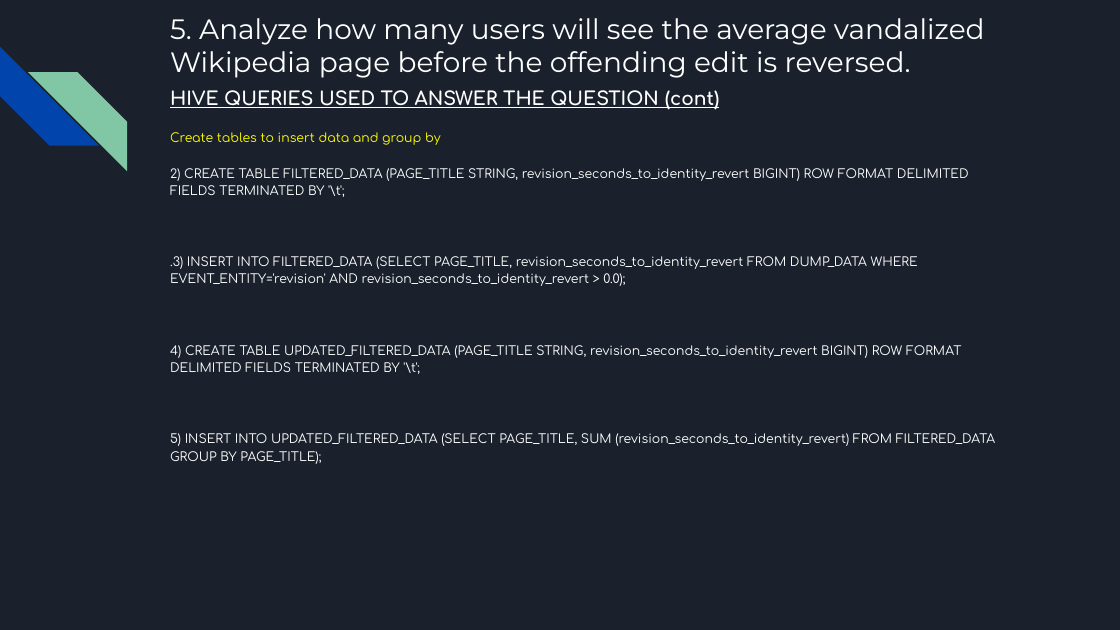
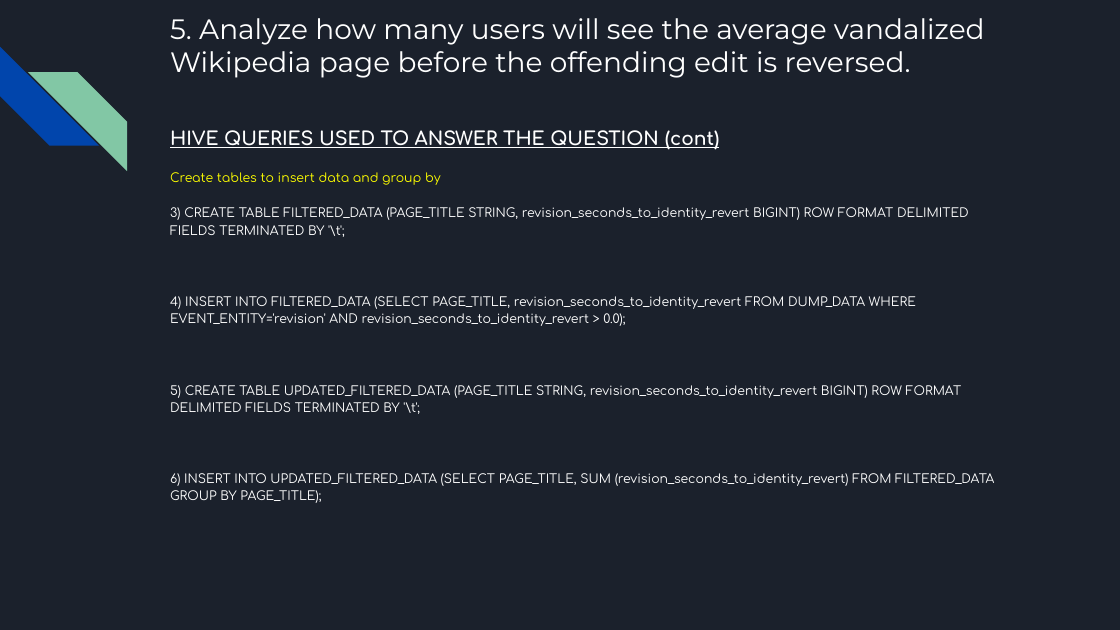
Before and after one commit to AlanLiang1/Project_1, a slide deck: slide 19 of P1 Presentation.pptx (slide 14 before the commit). Drawn at 1120x630 pixels with LibreOffice and Linux fonts; fonts in the diff are those of the drawing. Boxes give left, top, right and bottom in pixels: in the first picture for what was removed or moved away, otherwise in the second. Text is boxed around its words. In the diff, an @@ line names an element or a change of style, - is before the commit and + after.

```diff
--- a/P1 Presentation.pptx
+++ b/P1 Presentation.pptx
@@ text "HIVE QUERIES USED TO ANSWER ...": place and size @@
-text "HIVE QUERIES USED TO ANSWER ..." at [170, 90, 995, 464]
+text "HIVE QUERIES USED TO ANSWER ..." at [170, 130, 994, 503]
@@ text at [170, 207, 994, 503]: text changed @@
-2) CREATE TABLE FILTERED_DATA (PAGE_TITLE STRING, revision_seconds_to_identity_revert BIGINT) ROW FORMAT DELIMITED FIELDS TERMINATED BY '\t';
-.3) INSERT INTO FILTERED_DATA (SELECT PAGE_TITLE, revision_seconds_to_identity_revert FROM DUMP_DATA WHERE EVENT_ENTITY='revision' AND revision_seconds_to_identity_revert > 0.0);
-4) CREATE TABLE UPDATED_FILTERED_DATA (PAGE_TITLE STRING, revision_seconds_to_identity_revert BIGINT) ROW FORMAT DELIMITED FIELDS TERMINATED BY '\t';
-5) INSERT INTO UPDATED_FILTERED_DATA (SELECT PAGE_TITLE, SUM (revision_seconds_to_identity_revert) FROM FILTERED_DATA GROUP BY PAGE_TITLE);
+3) CREATE TABLE FILTERED_DATA (PAGE_TITLE STRING, revision_seconds_to_identity_revert BIGINT) ROW FORMAT DELIMITED FIELDS TERMINATED BY '\t';
+4) INSERT INTO FILTERED_DATA (SELECT PAGE_TITLE, revision_seconds_to_identity_revert FROM DUMP_DATA WHERE EVENT_ENTITY='revision' AND revision_seconds_to_identity_revert > 0.0);
+5) CREATE TABLE UPDATED_FILTERED_DATA (PAGE_TITLE STRING, revision_seconds_to_identity_revert BIGINT) ROW FORMAT DELIMITED FIELDS TERMINATED BY '\t';
+6) INSERT INTO UPDATED_FILTERED_DATA (SELECT PAGE_TITLE, SUM (revision_seconds_to_identity_revert) FROM FILTERED_DATA GROUP BY PAGE_TITLE);
```
Also in this commit, not shown: 14 other slides changed, 6 slides added, 1 other file.
